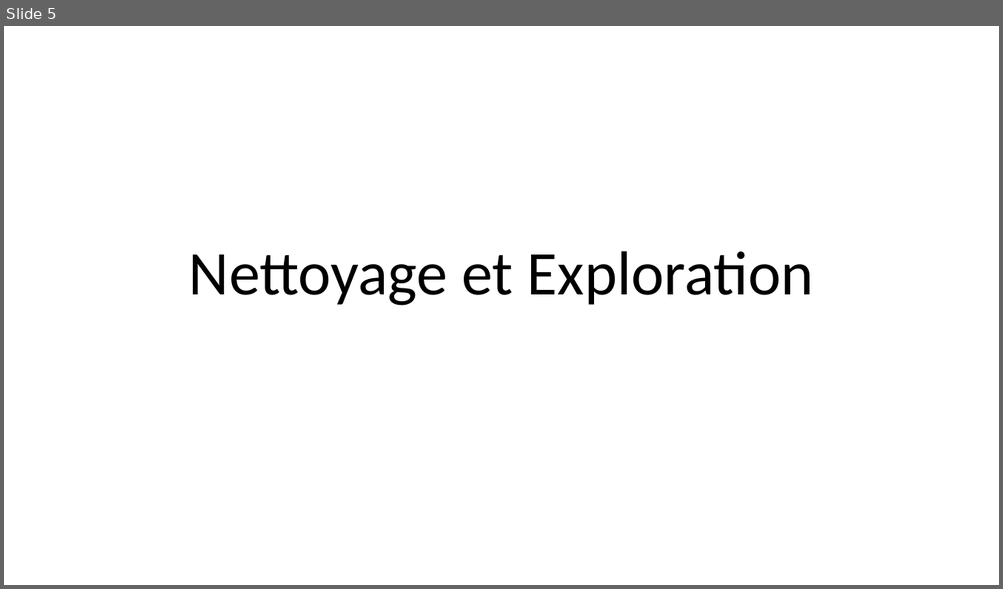
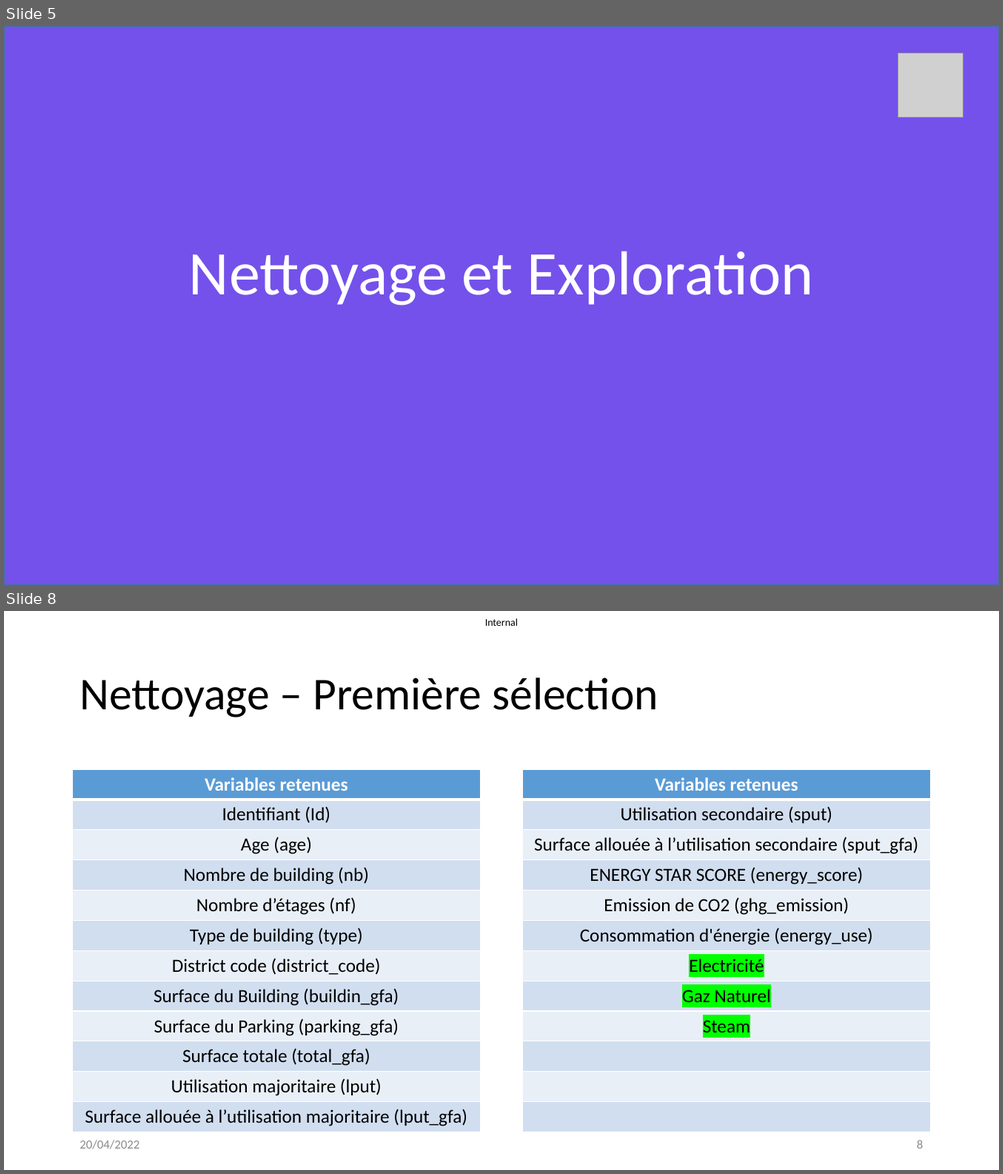
Before and after one commit to datanab/energy-consumption-prediction, a slide deck: Pélec_03_Presentation.pptx. Shown one above the other, each under a label of ours: slide 5 before the commit, slides 5 and 8 after it; the slides between them are not shown. The pictures are 1003x589 and 1003x1174 pixels, drawn with LibreOffice and Linux fonts; fonts in the diff are those of the drawing; grey boxes stand for pictures. Boxes give left, top, right and bottom in pixels: in the first picture for what was removed or moved away, otherwise in the second. Text is boxed around its words. In the diff, an @@ line names an element or a change of style, - is before the commit and + after.

```diff
--- a/Pélec_03_Presentation.pptx
+++ b/Pélec_03_Presentation.pptx
@@ slide 8 added at (4, 611, 999, 1170), background #FFFFFF @@
@@ text added at (485, 618, 518, 626), 10 pt, text #000000 @@
+Internal
@@ title added at (79, 678, 658, 718), 44 pt, text #000000 @@
+Nettoyage – Première sélection
@@ table added at (73, 769, 481, 1130), 12 rows, 1 columns @@
+Variables retenues
+Identifiant (Id)
+Age (age)
+Nombre de building (nb)
+Nombre d’étages (nf)
+Type de building (type)
+District code (district_code)
+Surface du Building (buildin_gfa)
+Surface du Parking (parking_gfa)
+Surface totale (total_gfa)
+Utilisation majoritaire (lput)
+Surface allouée à l’utilisation majoritaire (lput_gfa)
@@ table added at (523, 769, 930, 1130), 12 rows, 1 columns @@
+Variables retenues
+Utilisation secondaire (sput)
+Surface allouée à l’utilisation secondaire (sput_gfa)
+ENERGY STAR SCORE (energy_score)
+Emission de CO2 (ghg_emission)
+Consommation d'énergie (energy_use)
+Electricité
+Gaz Naturel
+Steam
+
+
+
@@ text added at (79, 1140, 139, 1150), 12 pt, text #8C8C8C @@
+20/04/2022
@@ page number added at (916, 1140, 922, 1149), 12 pt, text #8C8C8C @@
+8
@@ slide 5 changed as well @@
@@ rectangle added at (4, 26, 999, 585), fill #7451EB, outline #43739E 1 pt @@
@@ picture added at (898, 53, 963, 118) @@
@@ title "Nettoyage et Exploration" at (189, 251, 814, 306): text colour #000000 to #FFFFFF @@
```
Also in this commit, not shown: 12 other slides changed, 47 other slides added, 13 slides removed, 2 other files.
